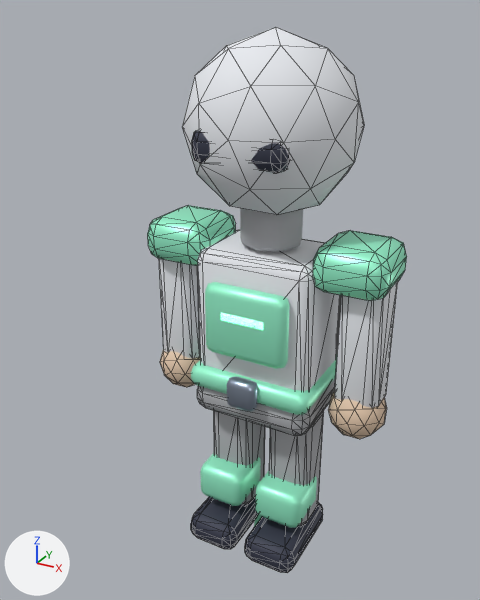
One commit to the glTF model public/assets/models/characters/medic.glb: the scene before it, then after it.
One viewpoint serves both versions: a 50 mm lens placed at (1.01, -2.08, 2.09), pointed at (-0.13, 0.0, 1.05). The lights are fixed; the arrows at lower left show +X, +Y and +Z. The first picture is the older version. Mesh edges are drawn as thin lines on the coarser meshes. Where no turn or scale is listed for an object, it has been applied to the vertices.

The first picture shows 'arm.L', 'arm.R', 'belt', 'boot.L', 'boot.R', 'chestPanel', 'crest.hood', 'leg.R', 'shoulder.L', 'shoulder.R', 'torso', 'tunicHem' and 11 more.
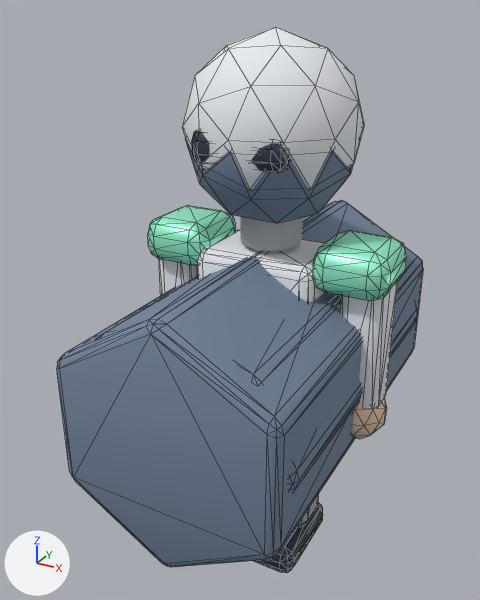
Changed parts and their boxes [x1, y1, x2, y2] in the pictures (480 x 600 px):
'LOD2_PROXY_body', added
    after: [57, 200, 423, 567]
'LOD2_PROXY_head', added
    after: [185, 138, 353, 223]
'LOD1_PROXY_body', added (mostly hidden)
    after: [100, 277, 418, 493]
'torso', unchanged, covered by the edit
    before: [198, 230, 340, 391]
    after: [198, 230, 325, 302]
'chestPanel', unchanged, covered by the edit
    before: [205, 282, 290, 369]
'arm.L', unchanged, covered by the edit
    before: [159, 258, 200, 359]
    after: [159, 258, 198, 295]
'leg.R', unchanged, covered by the edit
    before: [269, 411, 324, 526]
    after: [299, 493, 319, 526]

The change, as a list of edits to the scene's bpy script:
```text
Add mat_mat_lodproxy:
    mat_mat_lodproxy = principled_material('MAT_LODProxy')
    mat_mat_lodproxy.base_color = (0.18, 0.24, 0.34)  # greyish blue #76869e
    mat_mat_lodproxy.metallic = 0.05
    mat_mat_lodproxy.roughness = 0.92
Add me_icosphere_035:
    me_icosphere_035.from_pydata(...)  # an icosphere of 80 faces spanning x -0.285..0.285, y -0.3..0.3, z -0.3..0.3
    me_icosphere_035.materials.append(mat_mat_lodproxy)  # greyish blue #76869e
Add me_cylinder_022:
    me_cylinder_022.from_pydata(...)  # 84 vertices, 164 faces; spans x -0.4..0.4, y -0.75..0.75, z -0.45..0.45
    me_cylinder_022.materials.append(mat_mat_lodproxy)  # greyish blue #76869e
Add me_cylinder_021:
    me_cylinder_021.from_pydata(...)  # 112 vertices, 220 faces; spans x -0.414..0.414, y -0.675..0.675, z -0.414..0.414
    me_cylinder_021.materials.append(mat_mat_lodproxy)  # greyish blue #76869e
Add ob_lod2_proxy_head:
    ob_lod2_proxy_head = bpy.data.objects.new('LOD2_PROXY_head', me_icosphere_035)
    ob_lod2_proxy_head.location = (0.0, 0.0, 1.68)
Add ob_lod2_proxy_body:
    ob_lod2_proxy_body = bpy.data.objects.new('LOD2_PROXY_body', me_cylinder_022)
    ob_lod2_proxy_body.location = (0.0, 0.0, 0.84)
Add ob_lod1_proxy_body:
    ob_lod1_proxy_body = bpy.data.objects.new('LOD1_PROXY_body', me_cylinder_021)
    ob_lod1_proxy_body.location = (0.0, 0.0, 0.84)
```
